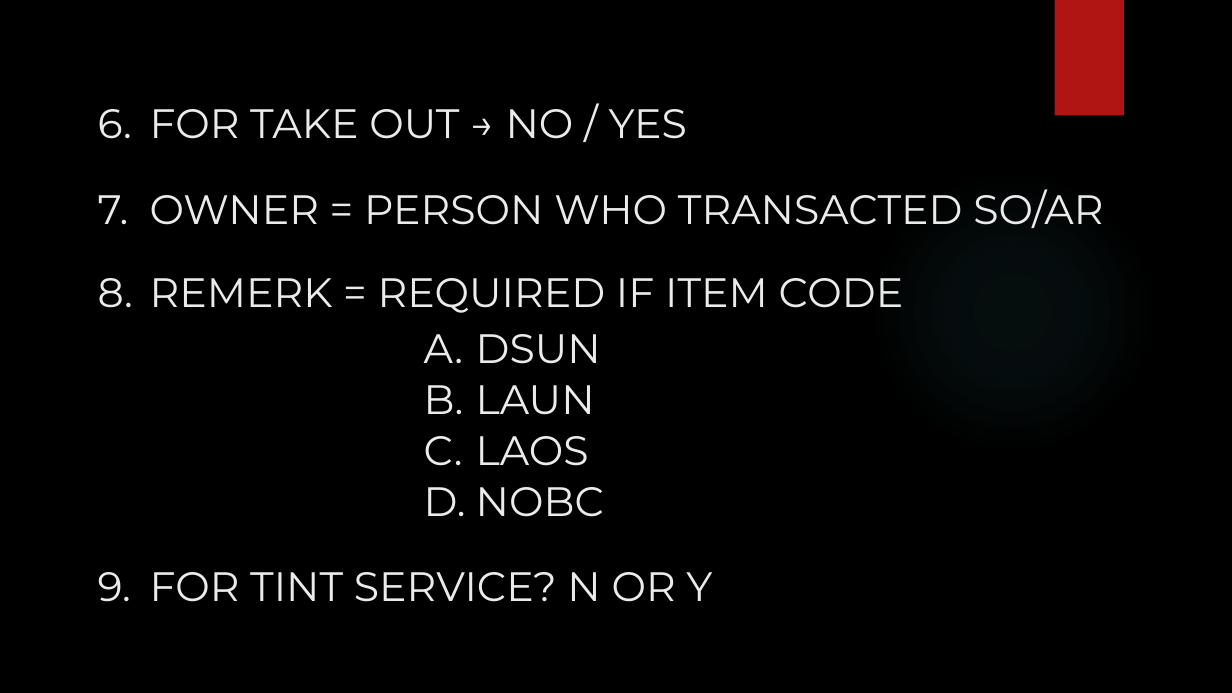
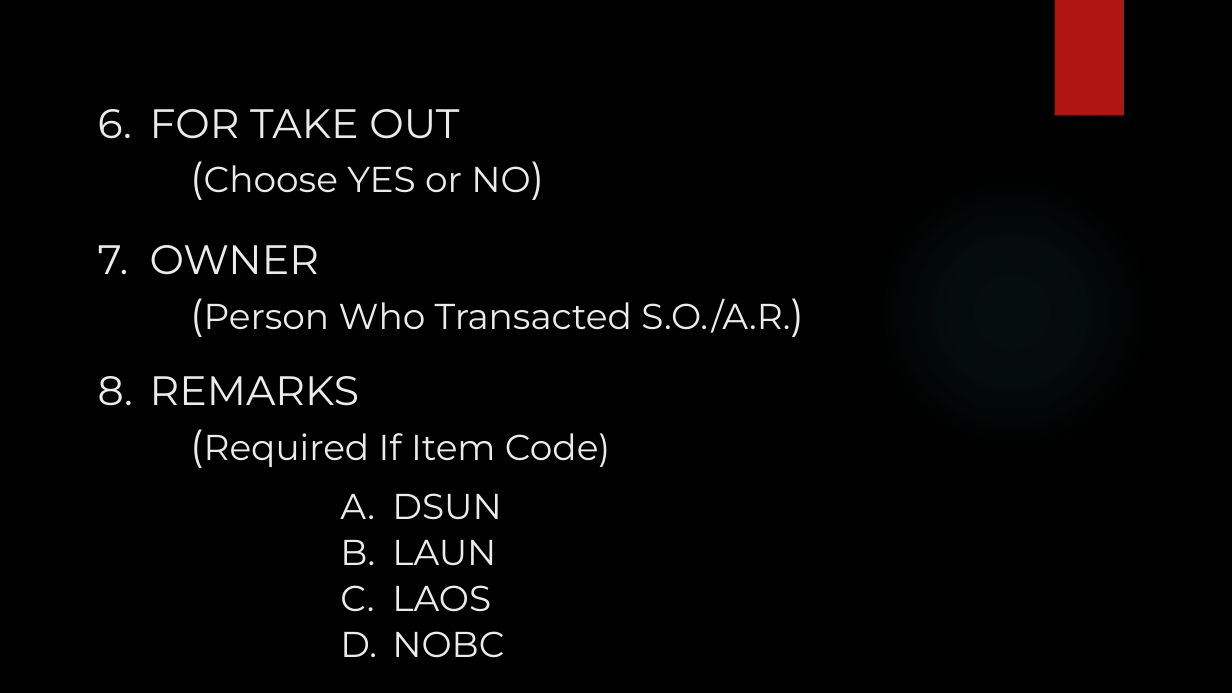
Before and after one commit to itsC0ffee/Goldrich-Repository, a slide deck: slide 4 of UDF FORE SALES ORDER AR INVOICE ORDER TYPE.pptx (slide 3 before the commit). Drawn at 1232x693 pixels with LibreOffice and Linux fonts; fonts in the diff are those of the drawing; background and template pictures are left out. Boxes give left, top, right and bottom in pixels: in the first picture for what was removed or moved away, otherwise in the second. Text is boxed around its words. In the diff, an @@ line names an element or a change of style, - is before the commit and + after.

```diff
--- a/UDF FORE SALES ORDER AR INVOICE ORDER TYPE.pptx
+++ b/UDF FORE SALES ORDER AR INVOICE ORDER TYPE.pptx
@@ text at (150,109,459,139): text changed @@
-6. FOR TAKE OUT → NO / YES
+6. FOR TAKE OUT
@@ text added at (204,165,530,193), 28 pt, text #EBEBEB @@
+(Choose YES or NO)
@@ text added at (150,245,319,275), 32 pt, text #EBEBEB @@
+7. OWNER
@@ text at (204,298,791,333): text changed; size 32 to 28 pt @@
-7. OWNER = PERSON WHO TRANSACTED SO/AR
+(Person Who Transacted S.O./A.R.)
@@ text added at (150,376,359,406), 32 pt, text #EBEBEB @@
+8. REMARKS
@@ text "(Required If Item Code)" at (204,433,610,467): vertical alignment top to bottom @@
@@ text at (204,433,610,467): text changed; size 32 to 28 pt @@
-8. REMERK = REQUIRED IF ITEM CODE
+(Required If Item Code)
@@ size 32 to 28 pt; vertical alignment top to bottom in 4 elements at (392,631,504,658), (392,585,491,612), (392,540,496,566), (392,493,501,520) @@
@@ text "DSUN": place and size @@
-text "DSUN" at (476,334,601,364)
+text "DSUN" at (392,493,501,520)
@@ text "LAUN": place and size @@
-text "LAUN" at (476,385,595,415)
+text "LAUN" at (392,540,496,566)
@@ text "LAOS": place and size @@
-text "LAOS" at (476,436,589,466)
+text "LAOS" at (392,585,491,612)
@@ text removed at (150,572,712,602) @@
-9. FOR TINT SERVICE? N OR Y
@@ text "NOBC": place and size @@
-text "NOBC" at (476,487,604,517)
+text "NOBC" at (392,631,504,658)
```
Also in this commit, not shown: 2 other slides changed, 4 slides added, 2 slides removed, 1 other file.
